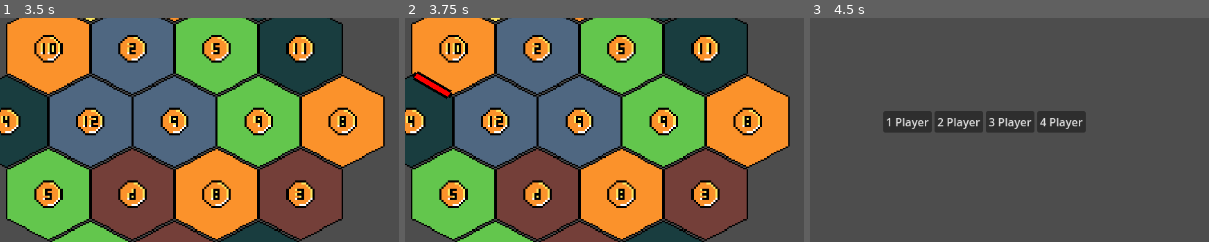
Above: before the commit, frames 1-3 (left to right).
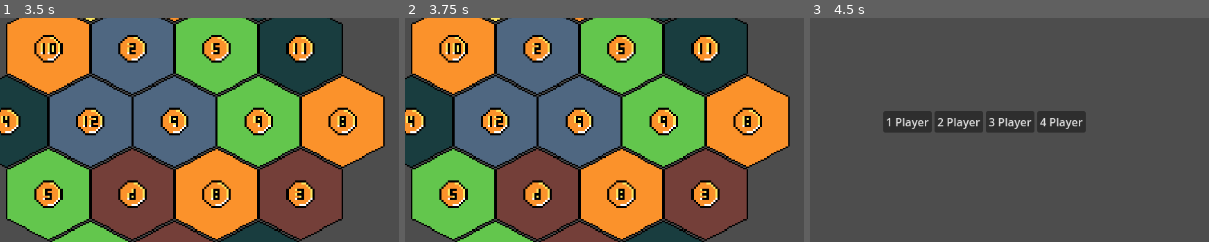
Above: after the commit, the same moments.

Repository: LeoBasov/settlers
Game: Godot game, scene res://src/menus/main_menu.tscn
Two runs of this game, one before a commit and one after it. Both use one fixed random seed, a clock stepped at 60 frames per second and the inputs below.
Inputs (mouse positions are % of the whole screen's width and height, from its top left):
- Up to frame 1 (3.5 s): click "1 Player" at 0.5 s; click "Next Round" at 1.25 s; click "Next Round" at 2 s; click "Next Round" at 2.75 s
- Up to frame 2 (3.75 s): tap Enter at 3.5 s; move the mouse to (32, 42) at 3.52 s; click (32, 42) at 3.6 s
- Up to frame 3 (4.5 s): tap R (reset) at 4.25 s; move the mouse to (26, 42) at 4.27 s; click (26, 42) at 4.35 s
The pictures show only the part of the screen within x 28-78%, y 27-77%; the shares and areas given below are measured in that part.

Frame 1 is identical in both runs. In frame 2, 0.5% of the frame differs, in the area x 2-12%, y 23-37%; in frame 3, nothing differs.

Commit message:
added check_neighbours for roads

Diff:
--- a/Settlers/src/board/board.gd
+++ b/Settlers/src/board/board.gd
@@ -84,6 +84,7 @@
 
 	get_tree().call_group("buildings", "change_player", current_player)
 	get_tree().call_group("roads", "change_player", current_player)
+	get_tree().call_group("roads", "check_neighbours")
 
 func _on_update_ui() -> void:
 	update_ui.emit()
--- a/Settlers/src/board/road.gd
+++ b/Settlers/src/board/road.gd
@@ -3,10 +3,17 @@
 @export var dist: float  = 110.0
 @export var cost: = {"wood": 0, "wool": 0, "hey": 0, "clay": 0, "stone": 0}
 
-@onready var availible: bool = true
+@onready var availible: bool = false
 @onready var build: bool = false
 @onready var owning_palyer: int = 0
 @onready var tiles: Array = []
+
+func check_neighbours() -> void:
+	if not build:
+		for building in get_tree().get_nodes_in_group("buildings"):
+			if building.build and (building.owning_palyer == owning_palyer) and (building.position - position).length() < dist:
+				availible = true
+				return
 
 func change_player(owning_palyer_: int) -> void:
 	if not build:
